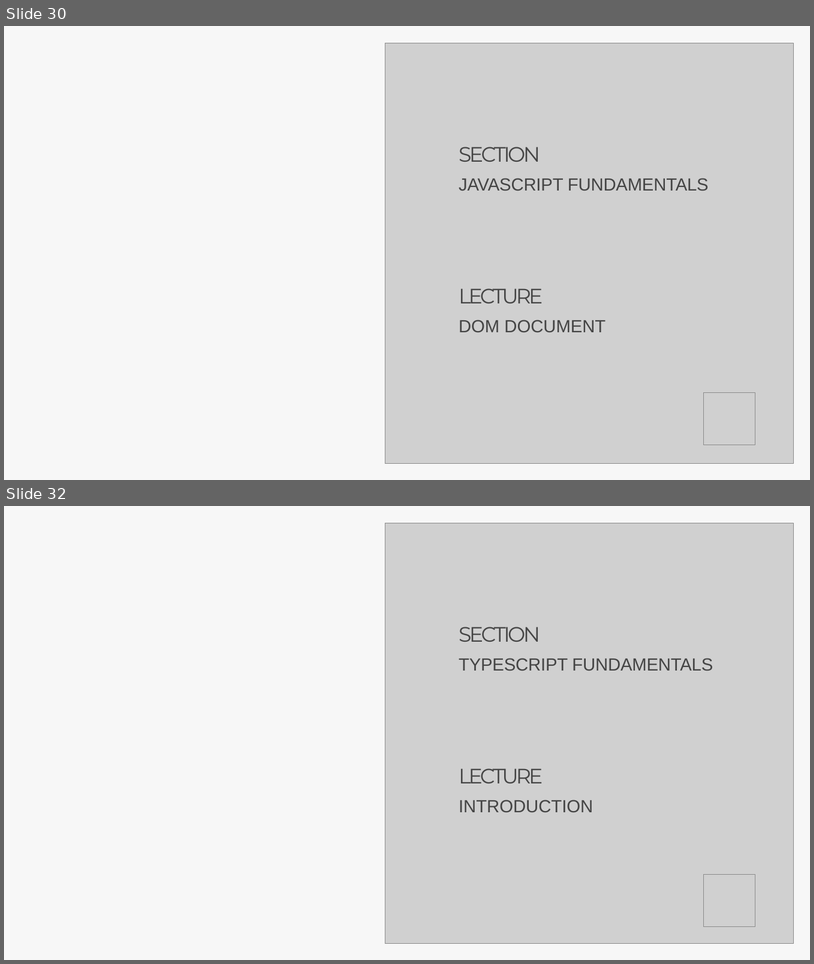
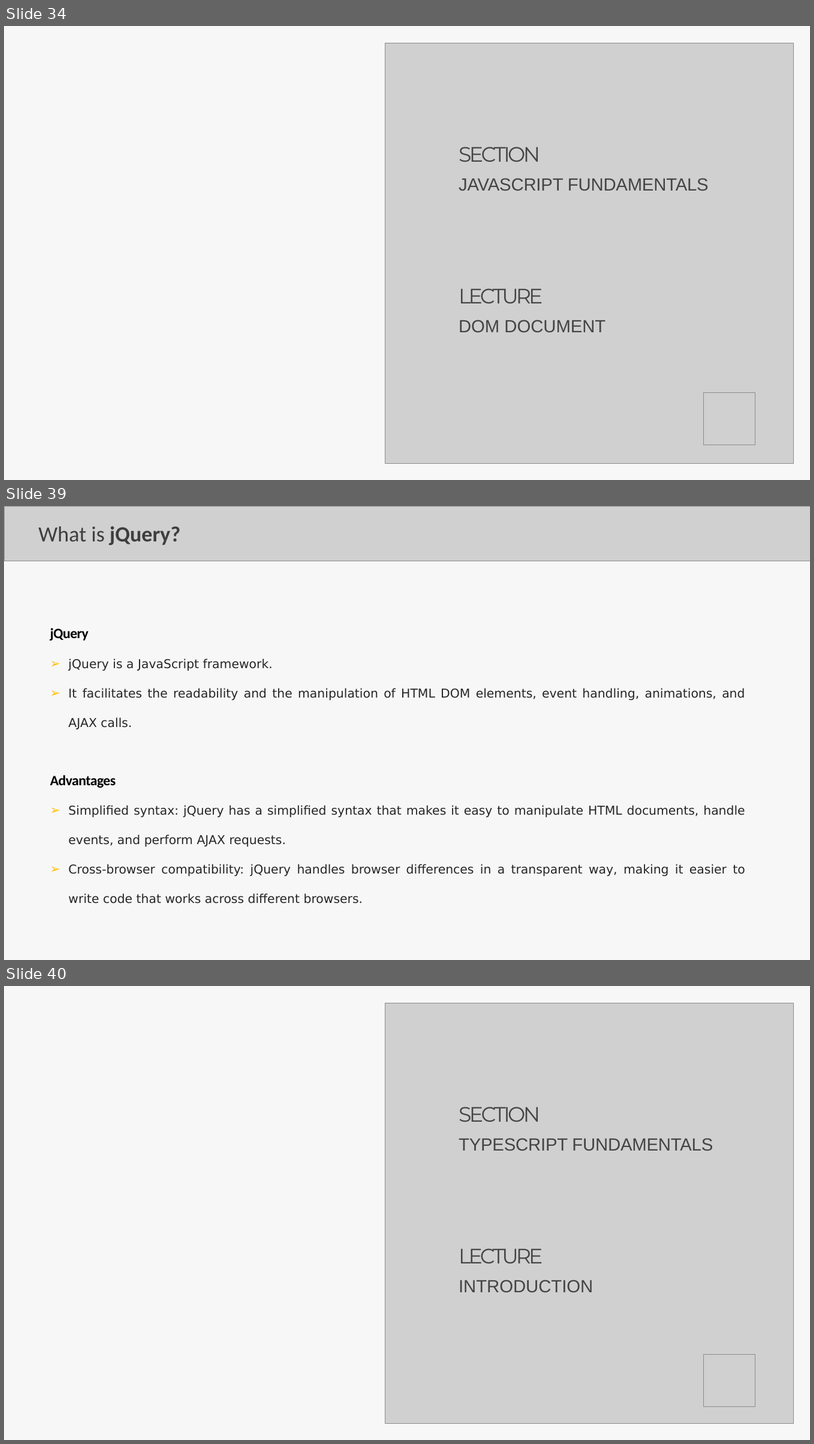
Before and after one commit to Aravindanchellam/UI-UX-Resources, a slide deck: Lecture_JS_TS.pptx. Shown one above the other, each under a label of ours: slides 30 and 32 before the commit, slides 34, 39 and 40 after it; the slides between them are not shown. The pictures are 814x964 and 814x1444 pixels, drawn with LibreOffice and Linux fonts; fonts in the diff are those of the drawing; grey boxes stand for pictures. Boxes give left, top, right and bottom in pixels: in the first picture for what was removed or moved away, otherwise in the second. Text is boxed around its words. In the diff, an @@ line names an element or a change of style, - is before the commit and + after.

```diff
--- a/Lecture_JS_TS.pptx
+++ b/Lecture_JS_TS.pptx
@@ slide 39 added at <box>4,506,810,960</box>, background #FFFFFF; not listed: 1 template element that a slide beside it also shows @@
@@ picture added at <box>4,506,810,561</box> @@
@@ title added at <box>38,526,180,545</box>, 42.5 pt, text #3E3E3E, bold @@
+What is jQuery?
@@ text added at <box>50,628,745,729</box>, 24 pt, text #262626 @@
+  jQuery
+  ➢ jQuery is a JavaScript framework.
+  ➢ It facilitates the readability and the manipulation of HTML DOM elements, event handling, animations, and AJAX calls.
@@ text added at <box>50,775,745,903</box>, 24 pt, text #262626 @@
+  Advantages
+  ➢ Simplified syntax: jQuery has a simplified syntax that makes it easy to manipulate HTML documents, handle events, and perform AJAX requests.
+  ➢ Cross-browser compatibility: jQuery handles browser differences in a transparent way, making it easier to write code that works across different browsers.
@@ what was slide 30 is now slide 34 @@
@@ what was slide 32 is now slide 40 @@
```
Also in this commit, not shown: 5 slides changed, 16 other slides added, 1 slide removed, 1 other file.
